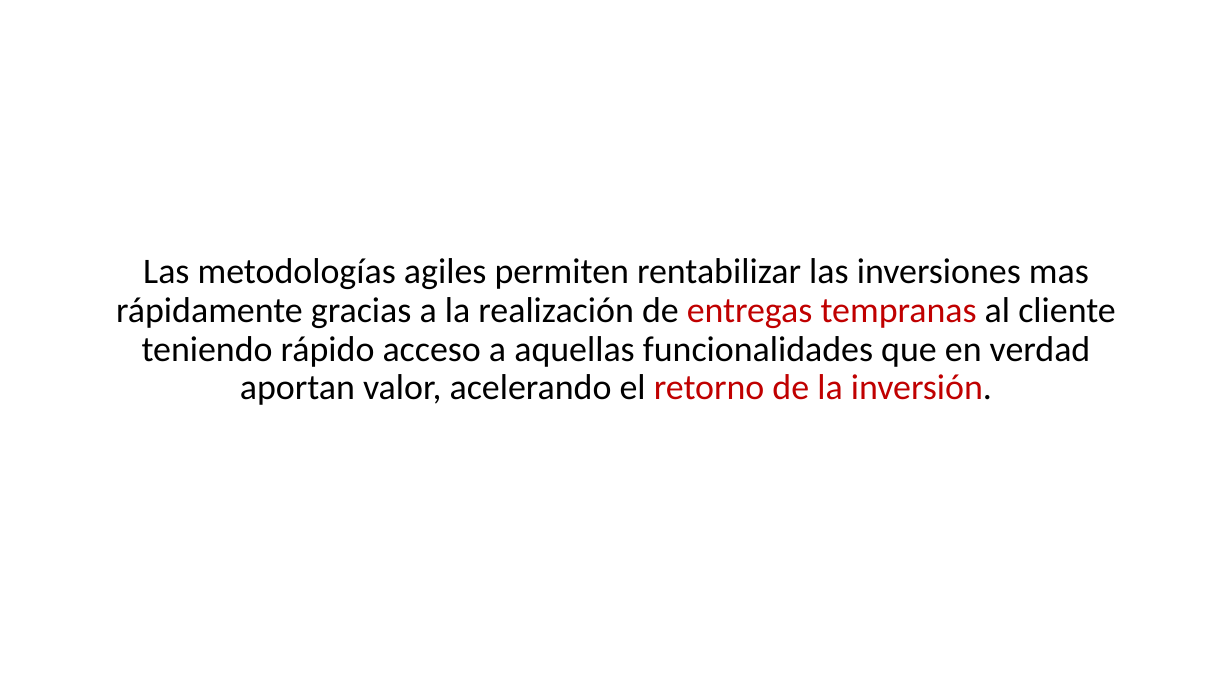
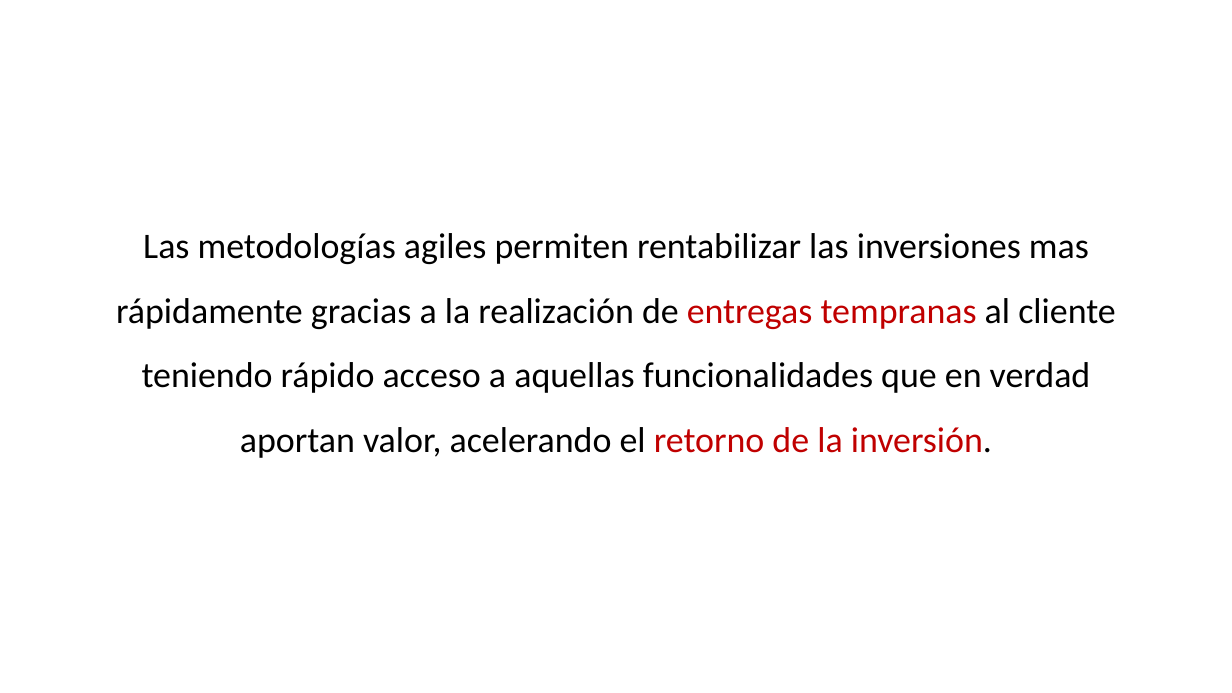
Before and after one commit to daniiel/cursos, a slide deck: slide 4 of Scrum/introduccion a scrum.pptx. Drawn at 1232x693 pixels with LibreOffice and Linux fonts; fonts in the diff are those of the drawing. Boxes give left, top, right and bottom in pixels: in the first picture for what was removed or moved away, otherwise in the second. Text is boxed around its words. In the diff, an @@ line names an element or a change of style, - is before the commit and + after.

```diff
--- a/Scrum/introduccion a scrum.pptx
+++ b/Scrum/introduccion a scrum.pptx
@@ text "Las metodologías agiles permiten rentabilizar ..." at (116, 233, 1116, 458): line spacing 0.9 to 1.5 @@
```
Also in this commit, not shown: 16 other slides changed, 2 slides removed, 4 other files.
